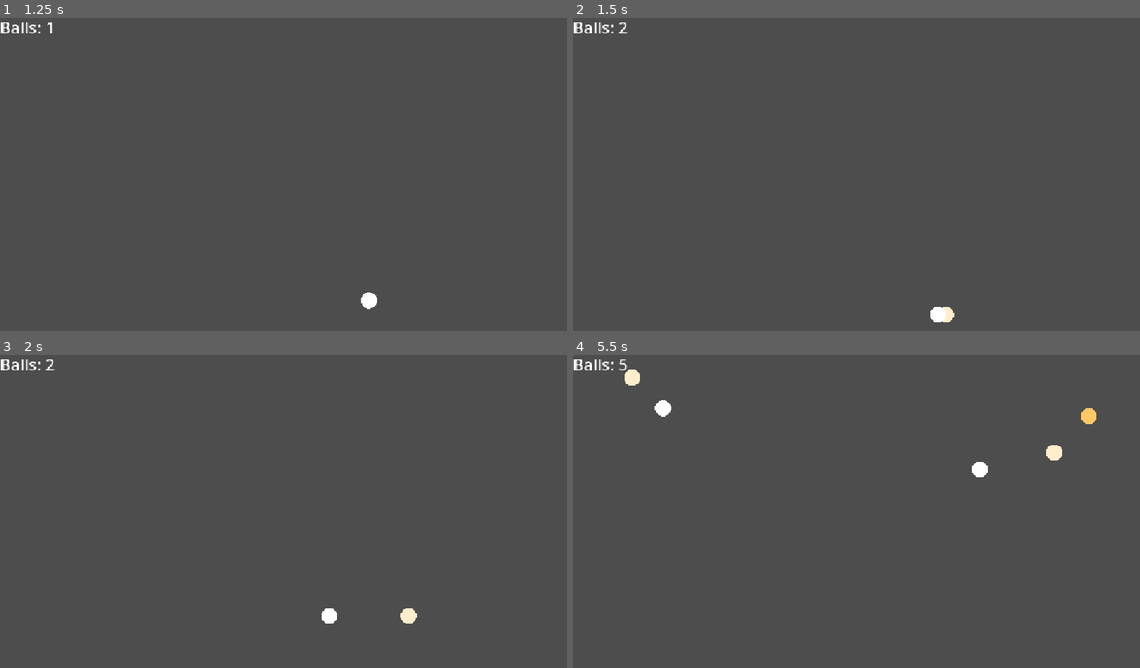
Above: before the commit, frames 1-4 (two rows, left to right).
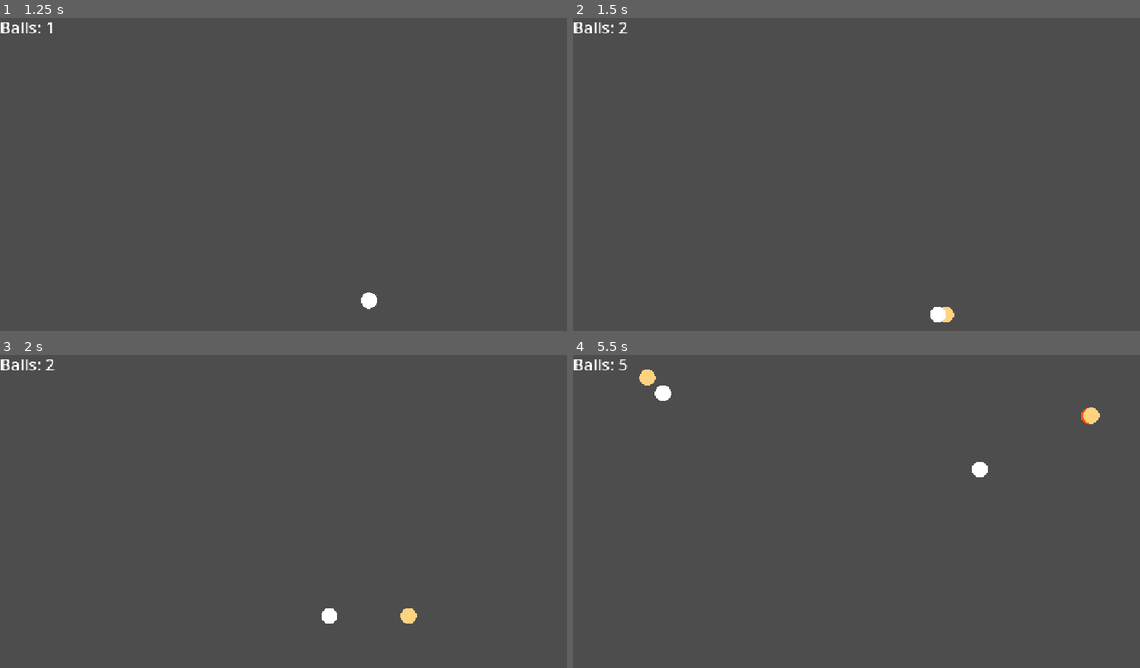
Above: after the commit, the same moments.

Repository: ThisIsSomeone/MusicBox
Game: Godot game, scene res://Scenes/TestZone.tscn
Two runs of this game, one before a commit and one after it. Both use one fixed random seed, a clock stepped at 60 frames per second and the inputs below.
Inputs:
- Up to frame 1 (1.25 s): no input
- Up to frame 2 (1.5 s): no input
- Up to frame 3 (2 s): no input
- Up to frame 4 (5.5 s): no input

Frame 1 is identical in both runs. In frame 2, less than 0.1% of the frame differs, in the area x 65-68%, y 92-98%; in frame 3, 0.1%; in frame 4, 0.7%, in the area x 9-93%, y 4-34%.

Commit message:
This is fun

Diff:
--- a/Objects/BallBouncesSplitsBetterAndPops/BetterBouncing.tscn
+++ b/Objects/BallBouncesSplitsBetterAndPops/BetterBouncing.tscn
@@ -8,7 +8,9 @@
 
 [node name="BetterBouncing" type="CharacterBody2D" unique_id=1480765369]
 script = ExtResource("1_uswgo")
-max_balls = 32
+starting_health = 4
+speed = 200.0
+max_balls = 16
 
 [node name="Sprite2D" type="Sprite2D" parent="." unique_id=1319180184]
 texture = ExtResource("2_65x5v")
--- a/Scenes/TestZone.tscn
+++ b/Scenes/TestZone.tscn
@@ -31,12 +31,9 @@
 
 [node name="BetterBouncing" parent="." unique_id=1480765369 instance=ExtResource("1_wgfkm")]
 position = Vector2(730, 313)
-proper_hit_speed = null
-healthy_color = null
-damaged_color = null
-critical_color = null
+starting_health = 4
 speed = 200.0
-max_balls = 32
+max_balls = 16
 launch_target = Vector2(0, 100)
 
 [node name="CanvasLayer" type="CanvasLayer" parent="." unique_id=2031341051]
@@ -52,3 +49,10 @@
 [node name="BallCounter" parent="CanvasLayer/Control" unique_id=779875909 instance=ExtResource("2_1ftgw")]
 layout_mode = 0
 anchors_preset = 0
+anchor_left = 0.0
+anchor_right = 0.0
+offset_left = 0.0
+offset_top = 0.0
+offset_right = 281.0
+offset_bottom = 54.0
+grow_horizontal = 1
